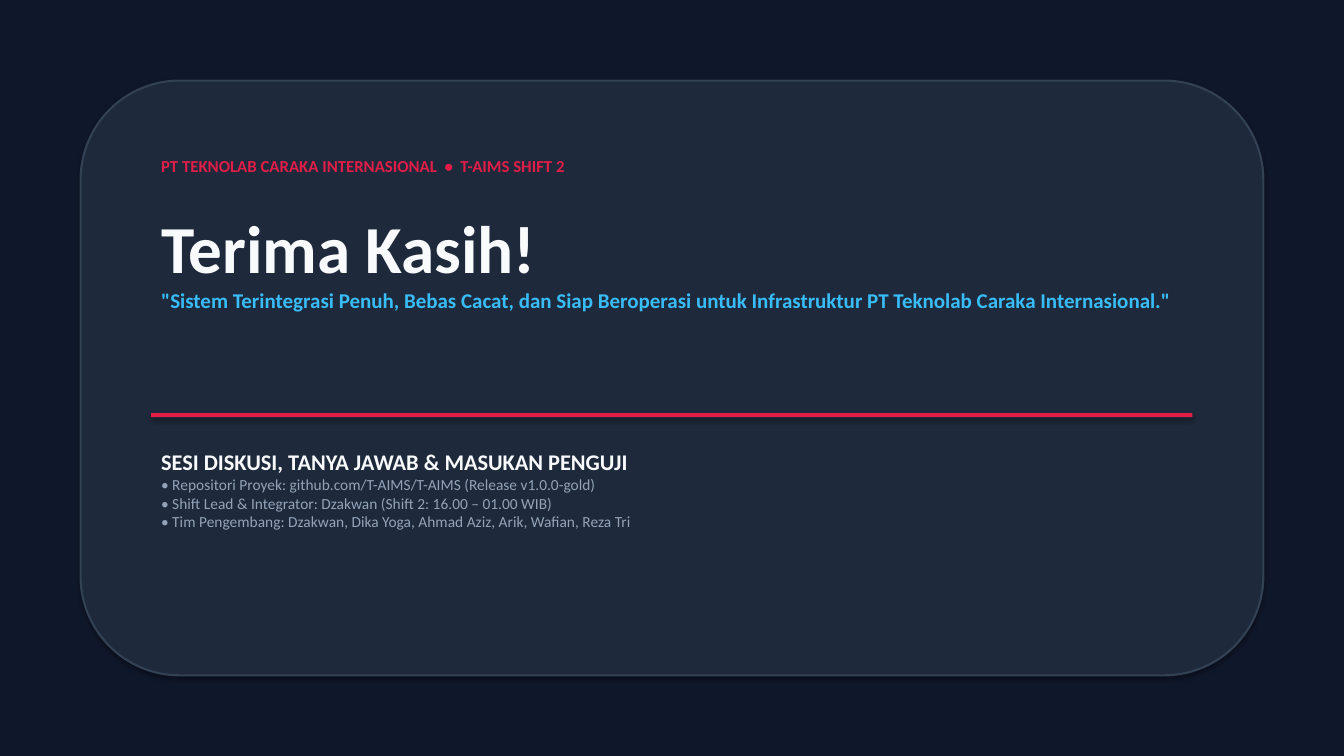
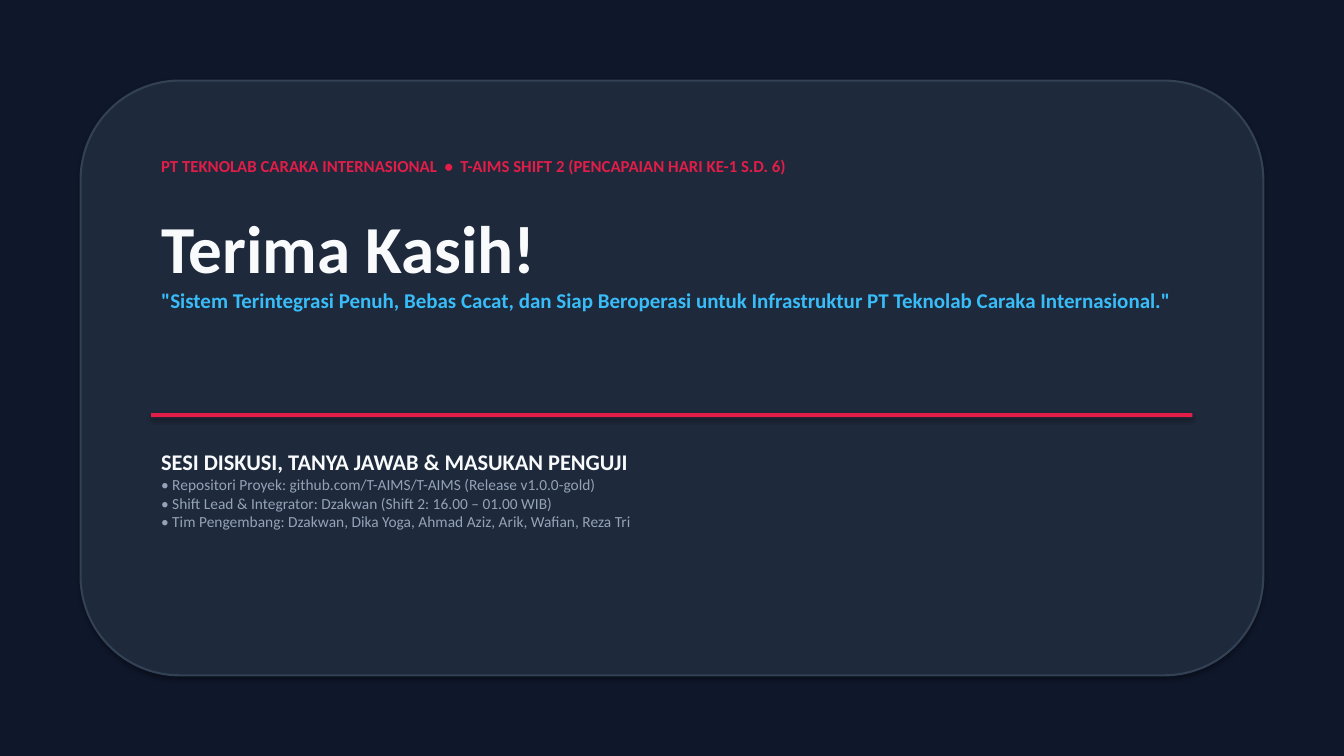
Before and after one commit to T-AIMS/T-AIMS, a slide deck: slide 14 of docs/presentations/T-AIMS_Shift2_Presentation.pptx. Drawn at 1344x756 pixels with LibreOffice and Linux fonts; fonts in the diff are those of the drawing. Boxes give left, top, right and bottom in pixels: in the first picture for what was removed or moved away, otherwise in the second. Text is boxed around its words. In the diff, an @@ line names an element or a change of style, - is before the commit and + after.

```diff
--- a/docs/presentations/T-AIMS_Shift2_Presentation.pptx
+++ b/docs/presentations/T-AIMS_Shift2_Presentation.pptx
@@ text at (x1=161, y1=159, x2=786, y2=175): text changed @@
-PT TEKNOLAB CARAKA INTERNASIONAL • T-AIMS SHIFT 2
+PT TEKNOLAB CARAKA INTERNASIONAL • T-AIMS SHIFT 2 (PENCAPAIAN HARI KE-1 S.D. 6)
```
Also in this commit, not shown: 4 other slides changed.
